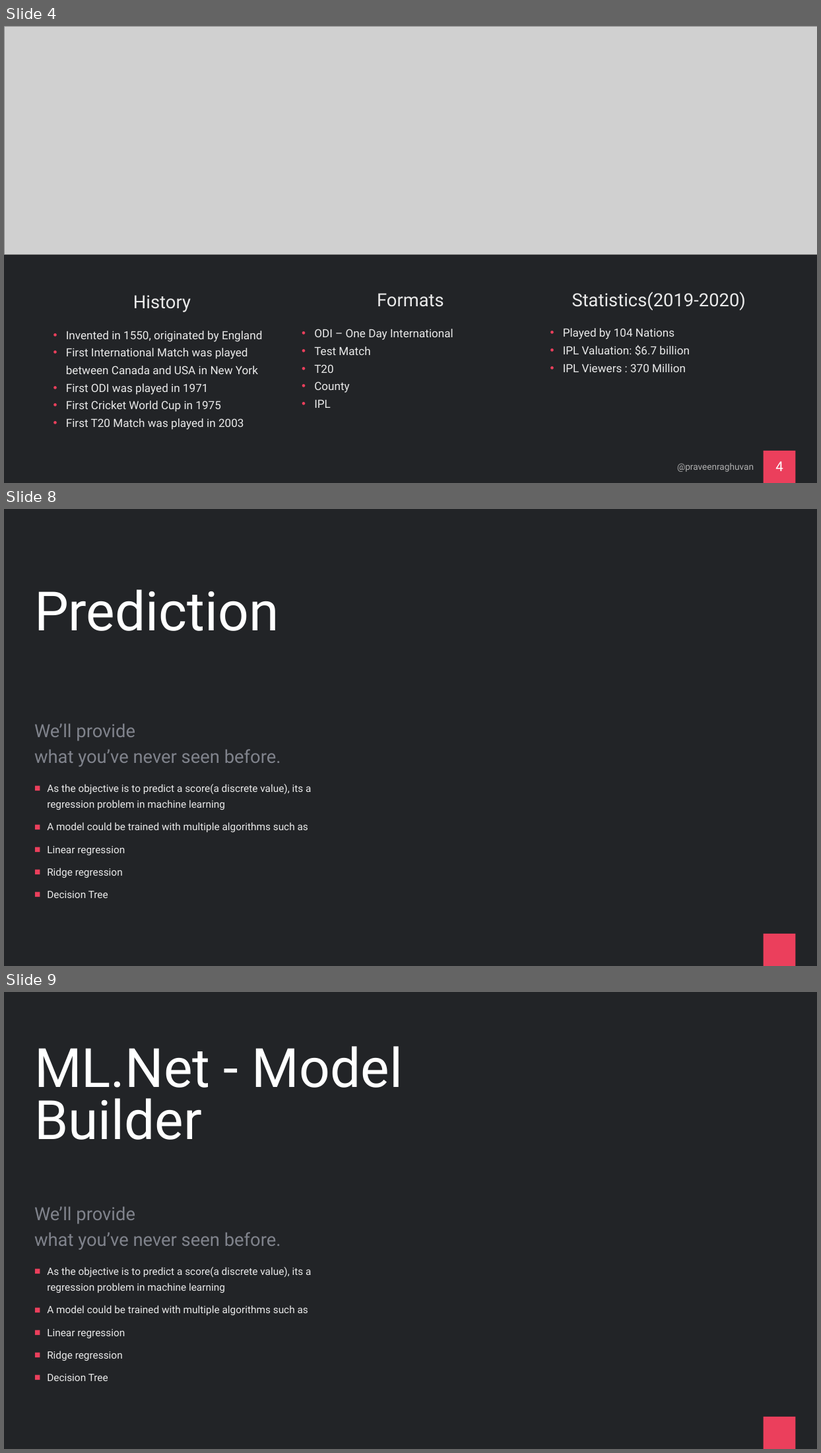
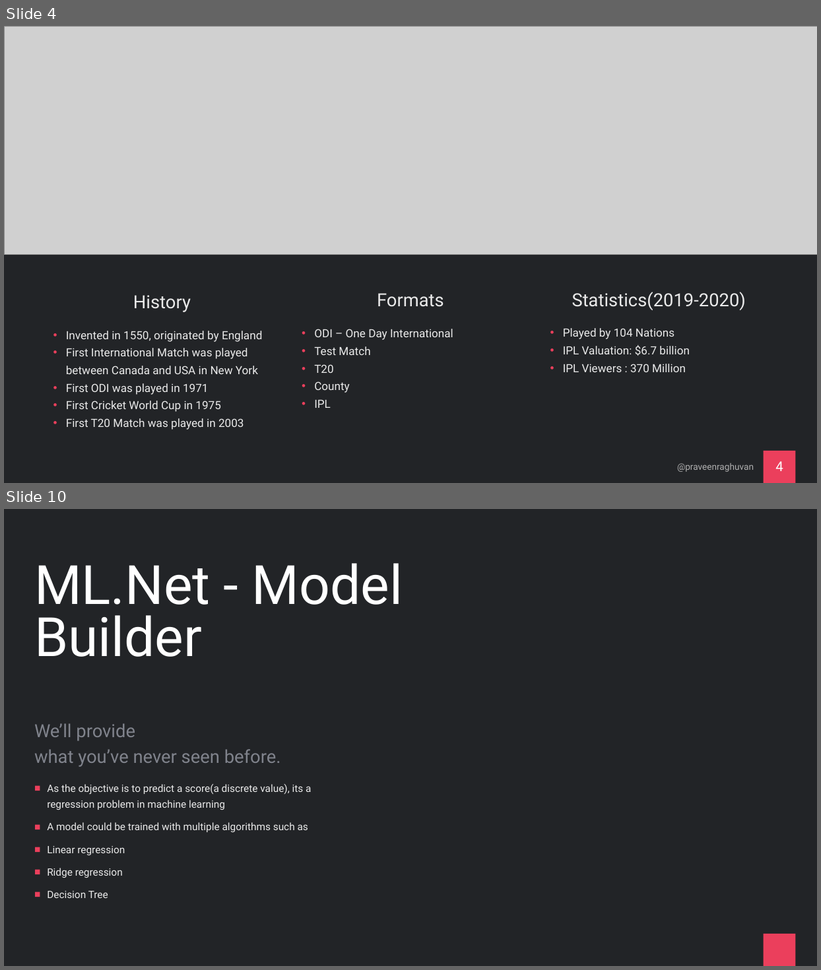
Before and after one commit to praveenraghuvanshi/tech-sessions, a slide deck: 16062021-Global-AI-Community-2021/cricket-analytics.pptx. Shown one above the other, each under a label of ours: slides 4, 8 and 9 before the commit, slides 4 and 10 after it; the slides between them are not shown. The pictures are 821x1453 and 821x970 pixels, drawn with LibreOffice and Linux fonts; fonts in the diff are those of the drawing; grey boxes stand for pictures. Boxes give left, top, right and bottom in pixels: in the first picture for what was removed or moved away, otherwise in the second. Text is boxed around its words. In the diff, an @@ line names an element or a change of style, - is before the commit and + after.

```diff
--- a/16062021-Global-AI-Community-2021/cricket-analytics.pptx
+++ b/16062021-Global-AI-Community-2021/cricket-analytics.pptx
@@ slide 8 removed at (x1=4, y1=509, x2=817, y2=966), background #222427; not listed: 1 template element that a slide beside it also shows @@
@@ title removed at (x1=34, y1=590, x2=279, y2=631) @@
-Prediction
@@ text removed at (x1=34, y1=723, x2=281, y2=767) @@
-We’ll provide
-what you’ve never seen before.
@@ text removed at (x1=47, y1=784, x2=311, y2=898) @@
-■ As the objective is to predict a score(a discrete value), its a regression problem in machine learning
-■ A model could be trained with multiple algorithms such as
-■ Linear regression
-■ Ridge regression
-■ Decision Tree
@@ what was slide 9 is now slide 10 @@
```
Also in this commit, not shown: 5 slides changed, 3 slides added, 1 other slide removed, 10 other files.
